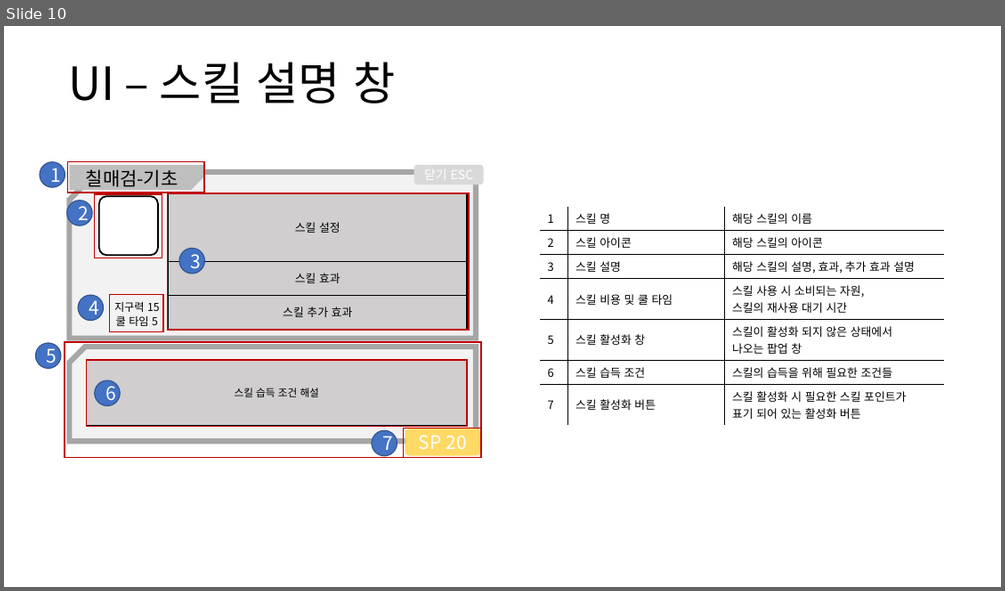
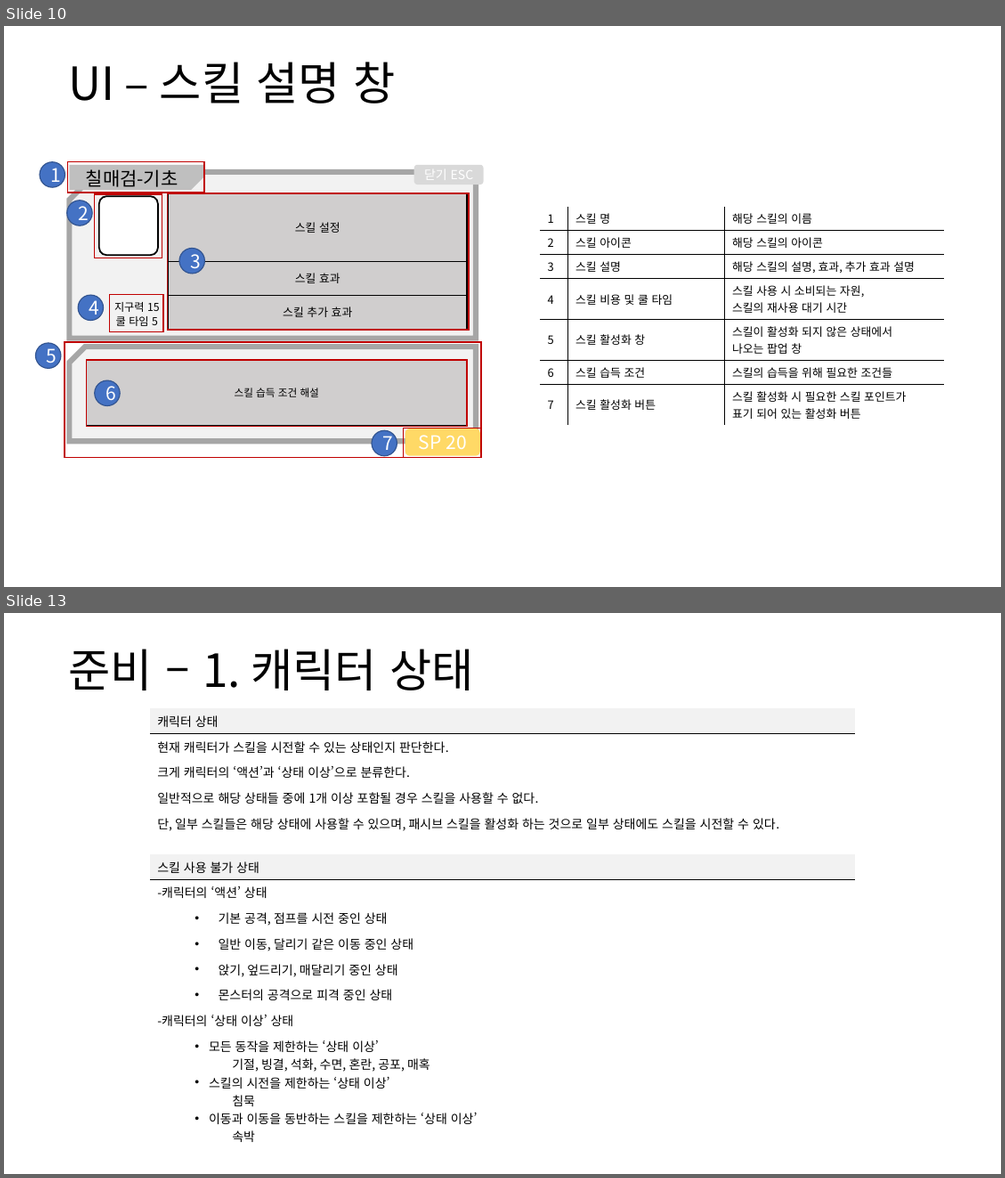
Before and after one commit to yjk0401/unityenginebasic_9th, a slide deck: 기획/방랑엽사전/스킬 시스템 기획서.pptx. Shown one above the other, each under a label of ours: slide 10 before the commit, slides 10 and 13 after it; the slides between them are not shown. The pictures are 1005x591 and 1005x1178 pixels, drawn with LibreOffice and Linux fonts; fonts in the diff are those of the drawing. Boxes give left, top, right and bottom in pixels: in the first picture for what was removed or moved away, otherwise in the second. Text is boxed around its words. In the diff, an @@ line names an element or a change of style, - is before the commit and + after.

```diff
--- a/기획/방랑엽사전/스킬 시스템 기획서.pptx
+++ b/기획/방랑엽사전/스킬 시스템 기획서.pptx
@@ slide 13 added at bbox=[4, 613, 1001, 1174], background #FFFFFF @@
@@ text added at bbox=[68, 649, 474, 690], 44 pt, text #000000 @@
+준비 – 1. 캐릭터 상태
@@ table added at bbox=[150, 708, 855, 1145], 14 rows, 1 columns @@
+캐릭터 상태
+현재 캐릭터가 스킬을 시전할 수 있는 상태인지 판단한다.
+크게 캐릭터의 ‘액션’과 ‘상태 이상’으로 분류한다.
+일반적으로 해당 상태들 중에 1개 이상 포함될 경우 스킬을 사용할 수 없다.
+단, 일부 스킬들은 해당 상태에 사용할 수 있으며, 패시브 스킬을 활성화 하는 것으로 일부 상태에도 스킬을 시전할 수 있다.
+
+스킬 사용 불가 상태
+-캐릭터의 ‘액션’ 상태
+기본 공격, 점프를 시전 중인 상태
+일반 이동, 달리기 같은 이동 중인 상태
+앉기, 엎드리기, 매달리기 중인 상태
+몬스터의 공격으로 피격 중인 상태
+-캐릭터의 ‘상태 이상’ 상태
+모든 동작을 제한하는 ‘상태 이상’ / 기절, 빙결, 석화, 수면, 혼란, 공포, 매혹 / 스킬의 시전을 제한하는 ‘상태 이상’ / 침묵 / 이동과 이동을 동반하는 스킬을 제한하는 ‘상태 이상’ / 속박
```
Also in this commit, not shown: 2 slides changed, 13 other slides added, 11 other files.
